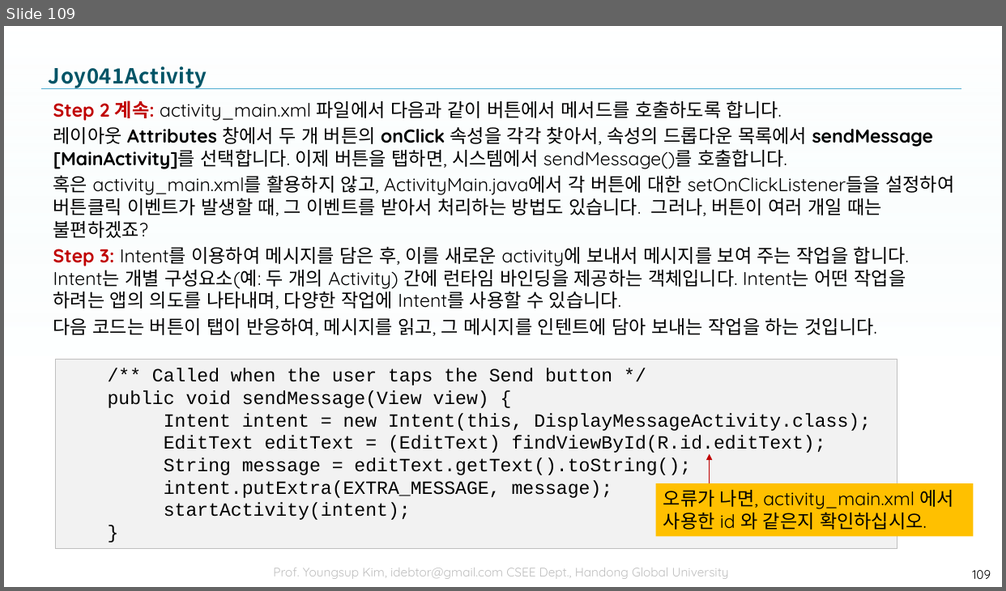
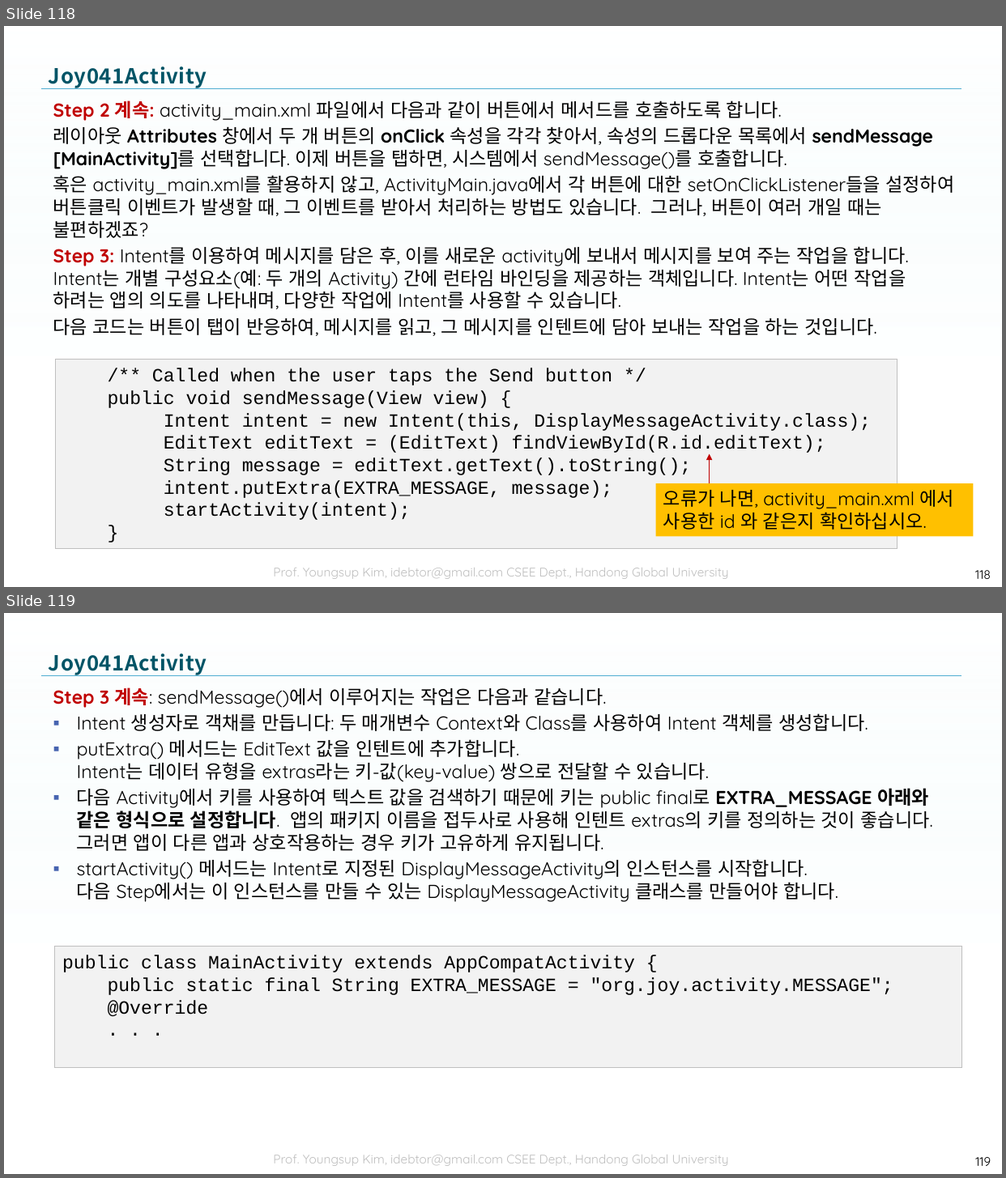
Before and after one commit to tae7841/HuStarAS, a slide deck: ppts/04Activity.pptx. Shown one above the other, each under a label of ours: slide 109 before the commit, slides 118 and 119 after it. The pictures are 1006x591 and 1006x1178 pixels, drawn with LibreOffice and Linux fonts; fonts in the diff are those of the drawing; background and template pictures are left out. Boxes give left, top, right and bottom in pixels: in the first picture for what was removed or moved away, otherwise in the second. Text is boxed around its words. In the diff, an @@ line names an element or a change of style, - is before the commit and + after.

```diff
--- a/ppts/04Activity.pptx
+++ b/ppts/04Activity.pptx
@@ slide 119 added at (4, 613, 1002, 1174), background picture (left out); not listed: 3 template elements that a slide beside it also shows @@
@@ title added at (49, 653, 207, 676), 20 pt, text gradient #005466 to #005061 to #003E4B, bold @@
+Joy041Activity
@@ text added at (53, 688, 933, 902), 18 pt, text #000000 @@
+Step 3 계속: sendMessage()에서 이루어지는 작업은 다음과 같습니다.
+▪ Intent 생성자로 객채를 만듭니다: 두 매개변수 Context와 Class를 사용하여 Intent 객체를 생성합니다.
+▪ putExtra() 메서드는 EditText 값을 인텐트에 추가합니다.
+  Intent는 데이터 유형을 extras라는 키-값(key-value) 쌍으로 전달할 수 있습니다.
+▪ 다음 Activity에서 키를 사용하여 텍스트 값을 검색하기 때문에 키는 public final로 EXTRA_MESSAGE 아래와 같은 형식으로 설정합니다. 앱의 패키지 이름을 접두사로 사용해 인텐트 extras의 키를 정의하는 것이 좋습니다.
+  그러면 앱이 다른 앱과 상호작용하는 경우 키가 고유하게 유지됩니다.
+▪ startActivity() 메서드는 Intent로 지정된 DisplayMessageActivity의 인스턴스를 시작합니다.
+  다음 Step에서는 이 인스턴스를 만들 수 있는 DisplayMessageActivity 클래스를 만들어야 합니다.
@@ rectangle added at (55, 947, 961, 1068), fill #F2F2F2, outline #BFBFBF 0.75 pt, 18 pt, text #000000 @@
+public class MainActivity extends AppCompatActivity {
+public static final String EXTRA_MESSAGE = "org.joy.activity.MESSAGE";
+@Override
+. . .
@@ page number added at (975, 1157, 991, 1166), 12 pt, text #000000 @@
+119
@@ what was slide 109 is now slide 118 @@
@@ page number at (975, 570, 991, 579): text changed @@
-109
+118
```
Also in this commit, not shown: 8 other slides added.
